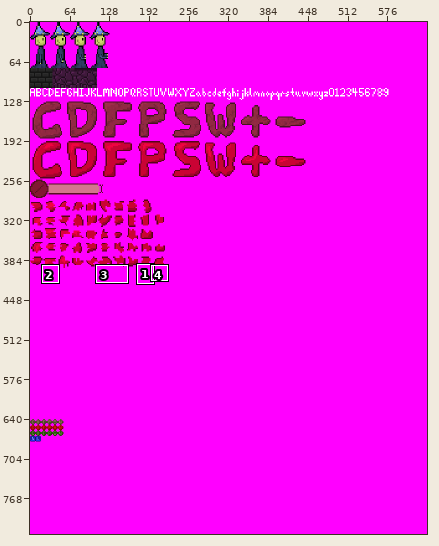
Sprite sheet: assets/img/spritesheet.png. Above: a wide view before the commit, with the close-up outlined.
Close-up. The starting point:
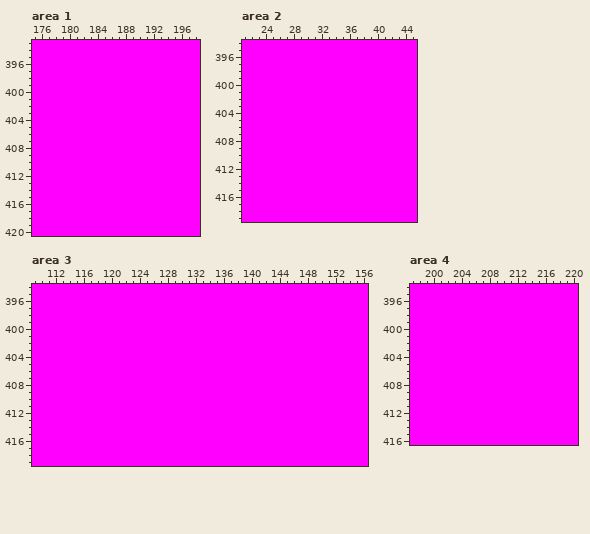
The file is 1280x1650 pixels, drawn in blocks of 2x2; one block is one cell here. Colours within 5 levels of each other are drawn and written as one. Shown: area 1: x 175..198, y 393..420; area 2: x 21..45, y 394..419; area 3: x 109..156, y 394..419; area 4: x 197..220, y 394..416. The commit also changed other parts of the picture, which this record leaves out.
The same view after the edit:
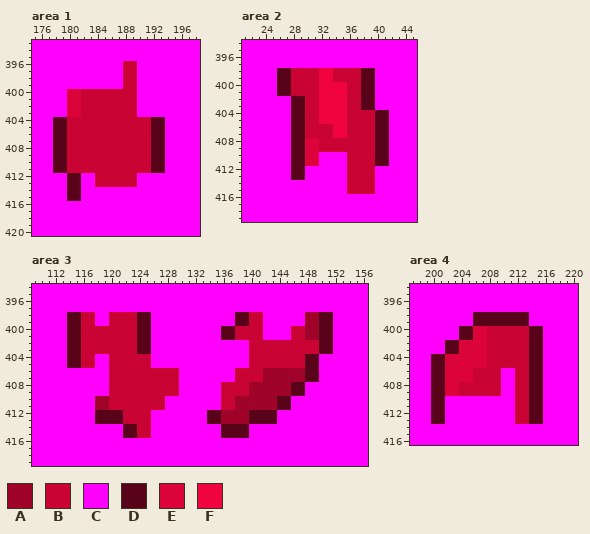
Palette (. is transparent): A #9f032a  B #c90334  C #ff00ff  D #580319  E #dc033b  F #f10340
Difference:
Area 1:
The author changed colour C to colour B in rows 396 to 399 at x 188 to 189; in rows 400 to 403 at x 182 to 189; in rows 404 to 411 at x 180 to 191; in rows 412 to 413 at x 184 to 189.
The author changed colour C to colour D in rows 404 to 411 at x 178 to 179 and 192 to 193; in rows 412 to 415 at x 180 to 181.
The author changed colour C to colour E in rows 400 to 403 at x 180 to 181.
Area 2:
The author changed colour C to colour B in rows 398 to 399 at x 28 to 31 and 34 to 37; in rows 400 to 401 at x 28 to 31 and 36 to 37; in rows 402 to 403 at x 30 to 31 and 36 to 37; in rows 404 to 405 at x 30 to 31 and 36 to 39; in rows 406 to 407 at x 30 to 33 and 36 to 39; in rows 408 to 409 at x 32 to 39.
The author changed colour C to colour B in rows 410 to 415 at x 36 to 39.
The author changed colour C to colour D in rows 398 to 401 at x 26 to 27 and 38 to 39; in rows 402 to 403 at x 28 to 29 and 38 to 39; in rows 404 to 411 at x 28 to 29 and 40 to 41; in rows 412 to 413 at x 28 to 29.
The author changed colour C to colour E in rows 408 to 411 at x 30 to 31.
The author changed colour C to colour F in rows 398 to 399 at x 32 to 33; in rows 400 to 405 at x 32 to 35; in rows 406 to 407 at x 34 to 35.
Area 3:
The author changed colour C to colour A in rows 398 to 401 at x 148 to 149; in rows 406 to 407 at x 142 to 147; in rows 408 to 409 at x 140 to 145; in rows 410 to 411 at x 118 to 119 and 138 to 143; in rows 412 to 413 at x 136 to 139.
The author changed colour C to colour B in rows 398 to 399 at x 116 to 117, 120 to 123 and 140 to 141; in rows 400 to 401 at x 116 to 123, 138 to 141 and 146 to 147; in rows 402 to 403 at x 116 to 123 and 140 to 149; in rows 404 to 405 at x 116 to 117, 120 to 125 and 140 to 147; in rows 406 to 407 at x 120 to 129 and 138 to 141; in rows 408 to 409 at x 120 to 129 and 136 to 139.
The author changed colour C to colour B in rows 410 to 411 at x 120 to 127 and 136 to 137; in rows 412 to 413 at x 122 to 125; in rows 414 to 415 at x 124 to 125.
The author changed colour C to colour D in rows 398 to 399 at x 114 to 115, 124 to 125, 138 to 139 and 150 to 151; in rows 400 to 401 at x 114 to 115, 124 to 125, 136 to 137 and 150 to 151; in rows 402 to 403 at x 114 to 115, 124 to 125 and 150 to 151; in rows 404 to 405 at x 114 to 115 and 148 to 149; in rows 406 to 407 at x 148 to 149; in rows 408 to 409 at x 146 to 147.
The author changed colour C to colour D in rows 410 to 411 at x 144 to 145; in rows 412 to 413 at x 118 to 121, 134 to 135 and 140 to 143; in rows 414 to 415 at x 122 to 123 and 136 to 139.
Area 4:
The author changed colour C to colour B in rows 400 to 405 at x 208 to 213; in rows 406 to 407 at x 206 to 209 and 212 to 213; in rows 408 to 409 at x 204 to 209 and 212 to 213; in rows 410 to 413 at x 212 to 213.
The author changed colour C to colour D in rows 398 to 399 at x 206 to 213; in rows 400 to 401 at x 204 to 205 and 214 to 215; in rows 402 to 403 at x 202 to 203 and 214 to 215; in rows 404 to 413 at x 200 to 201 and 214 to 215.
The author changed colour C to colour E in rows 400 to 401 at x 206 to 207; in rows 402 to 403 at x 204 to 207; in rows 404 to 405 at x 202 to 207; in rows 406 to 407 at x 202 to 205; in rows 408 to 409 at x 202 to 203.
